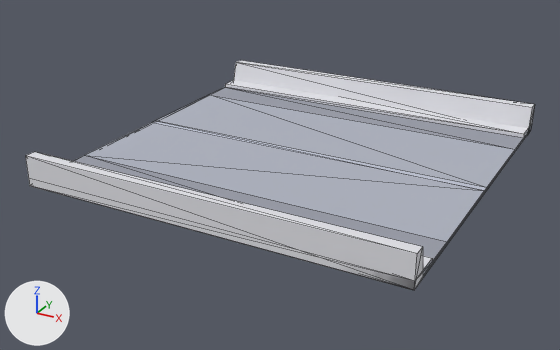
Before and after pictures for a commit that changed the OBJ model mods/city/models/city_road.obj.
Before and after are seen from a 50 mm camera at (0.888, -1.738, 0.297) aimed at (-0.034, -0.06, -0.542). Arrows for +X, +Y and +Z are at lower left; the lights stay in place. Mesh edges are drawn as thin lines. Where no turn or scale is listed for an object, it has been applied to the vertices.

Names of what the first picture shows: 'city_road.001'.
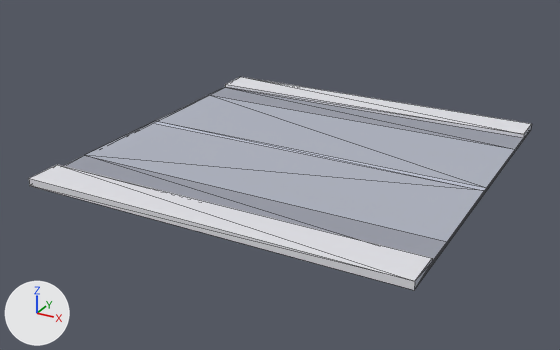
Location of each change, [x1, y1, x2, y2] in pixels of the pictures (560 x 350 px):
```json
{"object": "city_road.001", "change": "reshaped", "before": [25, 60, 535, 290], "after": [29, 77, 532, 290], "on screen": "7% shorter"}
{"part": 1, "of": "me_city_road_001", "change": "deleted", "before": [25, 152, 423, 290]}
{"part": 2, "of": "me_city_road_001", "change": "deleted", "before": [234, 60, 535, 135]}
```

Scene script edits in JSON lines:
```json
{"block": "me_city_road_001", "where": "me_city_road_001.from_pydata(...)  # 40 vertices, 68 faces; spans x -0.5..0.5, y -0.5..0.5, z -0.5..-0.42"}
{"block": "me_city_road_001", "where": "# used by ob_city_road_001; location = (0.0, 0.0, 0.0)"}
{"block": "me_city_road_001", "change": "me_city_road_001 part 1: the loose piece of 8 vertices spanning x -0.5..0.5, y -0.5..-0.45, z -0.5..-0.42 is deleted"}
{"block": "me_city_road_001", "change": "me_city_road_001 part 2: the loose piece of 8 vertices spanning x -0.5..0.5, y 0.45..0.5, z -0.5..-0.42 is deleted"}
```
